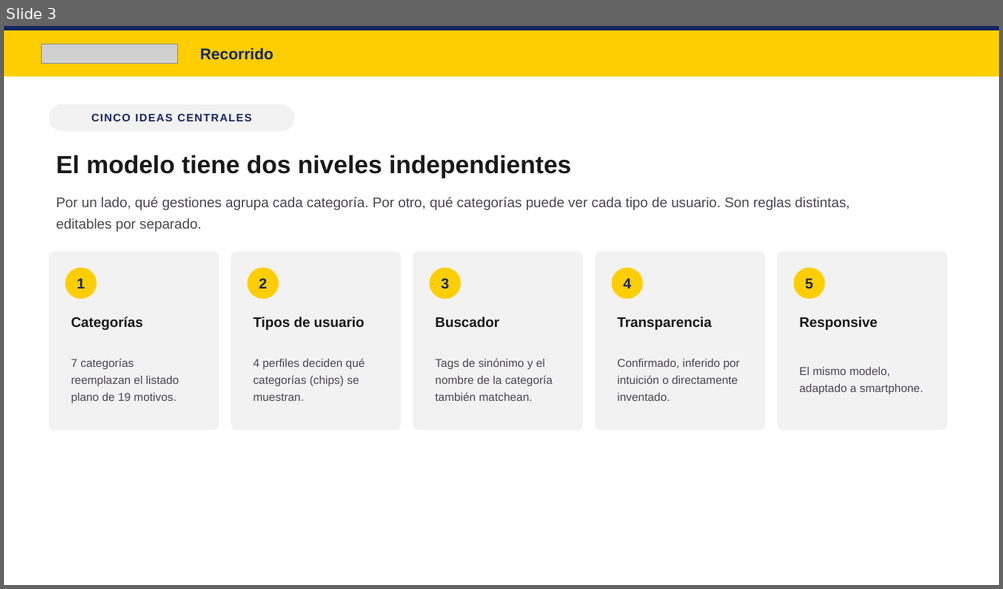
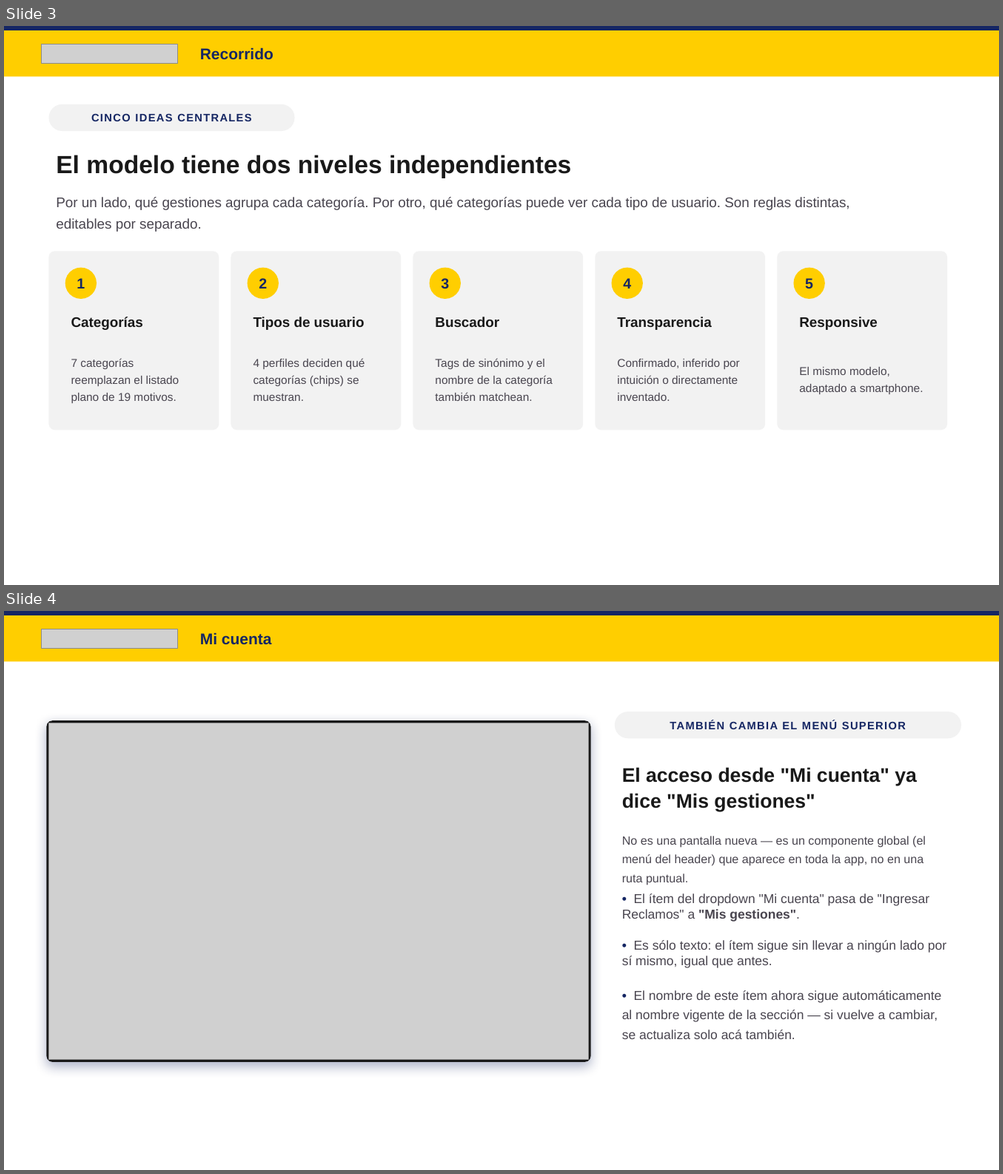
Before and after one commit to Marcolof/consultas-correo, a slide deck: hub/presentaciones/presentacion-v1.pptx. Shown one above the other, each under a label of ours: slide 3 before the commit, slides 3 and 4 after it. The pictures are 1003x589 and 1003x1174 pixels, drawn with LibreOffice and Linux fonts; fonts in the diff are those of the drawing; grey boxes stand for pictures. Boxes give left, top, right and bottom in pixels: in the first picture for what was removed or moved away, otherwise in the second. Text is boxed around its words. In the diff, an @@ line names an element or a change of style, - is before the commit and + after.

```diff
--- a/hub/presentaciones/presentacion-v1.pptx
+++ b/hub/presentaciones/presentacion-v1.pptx
@@ slide 4 added at <box>4,611,999,1170</box>, background #FFFFFF @@
@@ rectangle added at <box>4,611,999,615</box>, fill #152663 @@
@@ rectangle added at <box>4,615,999,662</box>, fill #FFCE00 @@
@@ picture added at <box>41,629,178,648</box> @@
@@ text added at <box>200,632,272,645</box>, 15 pt, text #152663, bold @@
+Mi cuenta
@@ rounded rectangle added at <box>46,721,590,1062</box>, fill #191919 @@
@@ rounded rectangle added at <box>614,712,961,738</box>, fill #F2F2F2 @@
@@ text added at <box>669,721,905,729</box>, 10.5 pt, text #152663, bold @@
+TAMBIÉN CAMBIA EL MENÚ SUPERIOR
@@ picture added at <box>48,723,588,1060</box> @@
@@ text added at <box>622,767,916,812</box>, 19 pt, text #191919, bold @@
+El acceso desde "Mi cuenta" ya dice "Mis gestiones"
@@ text added at <box>622,836,925,886</box>, 11.5 pt, text #49454F @@
+No es una pantalla nueva — es un componente global (el menú del header) que aparece en toda la app, no en una ruta puntual.
@@ text added at <box>622,894,946,1039</box>, 12.5 pt, text #49454F @@
+• El ítem del dropdown "Mi cuenta" pasa de "Ingresar Reclamos" a "Mis gestiones".
+• Es sólo texto: el ítem sigue sin llevar a ningún lado por sí mismo, igual que antes.
+• El nombre de este ítem ahora sigue automáticamente al nombre vigente de la sección — si vuelve a cambiar, se actualiza solo acá también.
```
Also in this commit, not shown: 7 slides changed, 8 other files.
